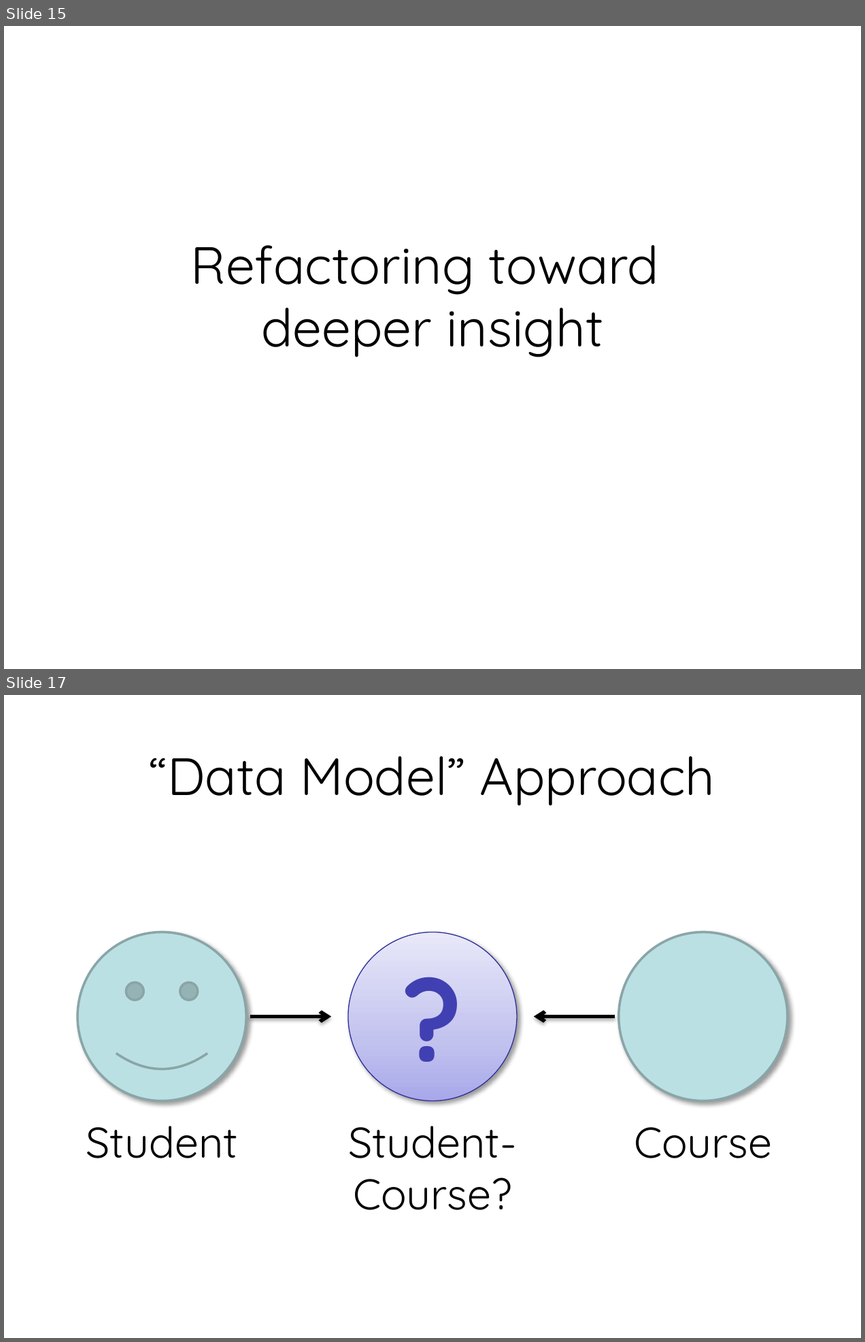
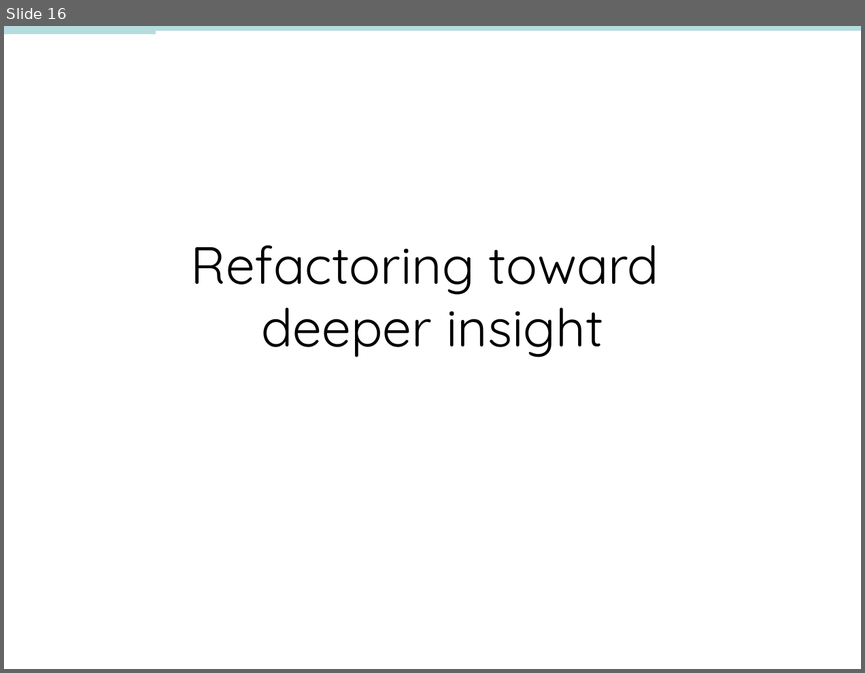
Before and after one commit to nbarnwell/OrderManagementSystem, a slide deck: DDD, CQRS and Event Sourcing.pptx. Shown one above the other, each under a label of ours: slides 15 and 17 before the commit, slide 16 after it; the slides between them are not shown. The pictures are 865x1342 and 865x673 pixels, drawn with LibreOffice and Linux fonts; fonts in the diff are those of the drawing. Boxes give left, top, right and bottom in pixels: in the first picture for what was removed or moved away, otherwise in the second. Text is boxed around its words. In the diff, an @@ line names an element or a change of style, - is before the commit and + after.

```diff
--- a/DDD, CQRS and Event Sourcing.pptx
+++ b/DDD, CQRS and Event Sourcing.pptx
@@ slide 17 removed at (x1=4, y1=695, x2=861, y2=1338), background #FFFFFF @@
@@ title removed at (x1=149, y1=756, x2=715, y2=806) @@
-“Data Model” Approach
@@ smiley face removed at (x1=77, y1=932, x2=247, y2=1101) @@
@@ ellipse removed at (x1=349, y1=932, x2=517, y2=1101) @@
-?
@@ ellipse removed at (x1=618, y1=932, x2=787, y2=1101) @@
@@ arrow removed from (250, 1016) to (331, 1016) @@
@@ arrow removed from (615, 1016) to (534, 1016) @@
@@ text removed at (x1=86, y1=1125, x2=238, y2=1158) @@
-Student
@@ text removed at (x1=348, y1=1125, x2=517, y2=1210) @@
-Student-Course?
@@ text removed at (x1=634, y1=1127, x2=772, y2=1158) @@
-Course
@@ what was slide 15 is now slide 16 @@
@@ slide 16 changed as well @@
@@ line added from (4, 29) to (861, 29), #B6DCDF 4 pt @@
@@ line added from (4, 29) to (156, 29), #B6DCDF 8 pt @@
```
Also in this commit, not shown: 37 other slides changed, 10 slides added, 9 other slides removed, 10 other files.
